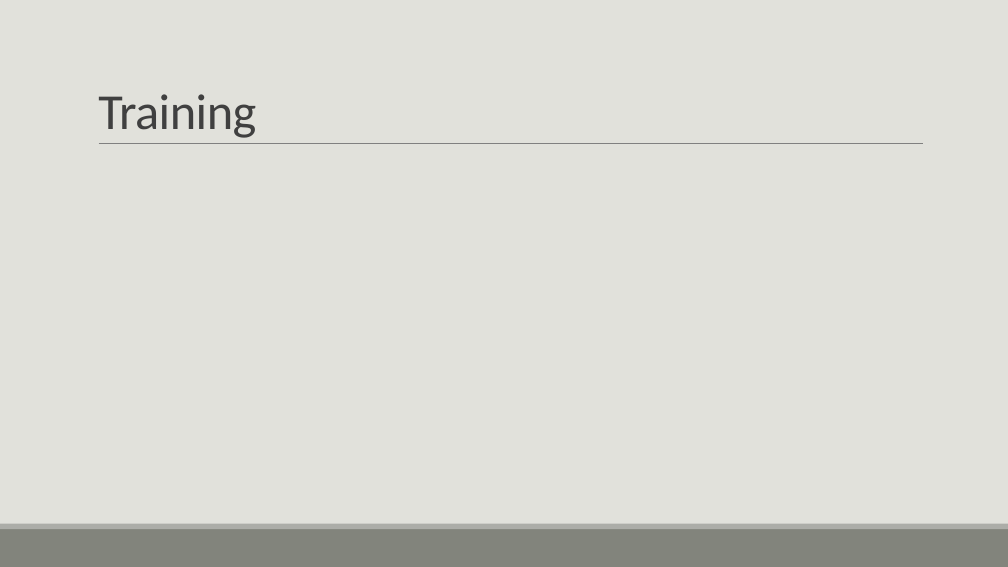
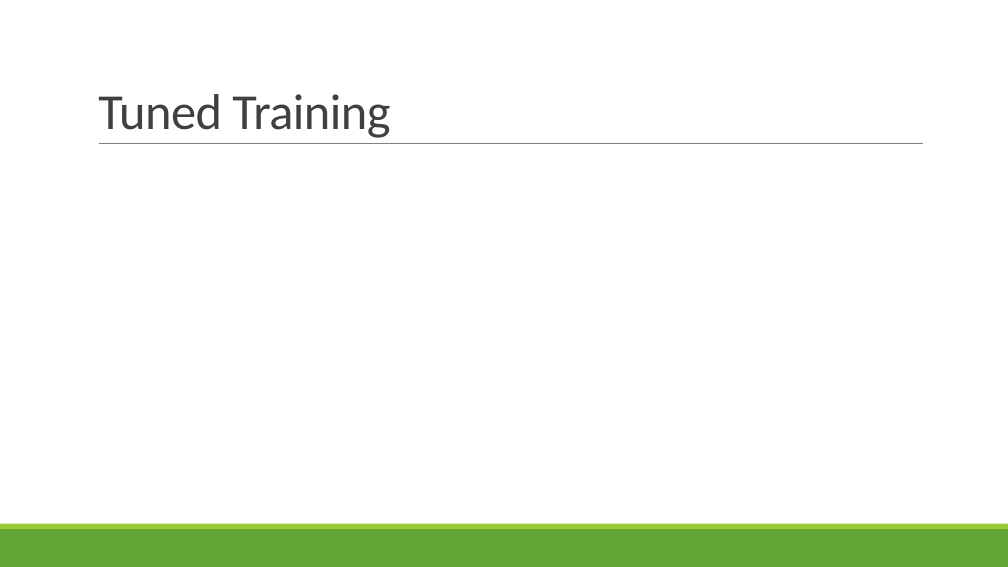
Before and after one commit to vanthony715/SMGAN, a slide deck: slide 14 of SMGAN.pptx (slide 13 before the commit). Drawn at 1008x567 pixels with LibreOffice and Linux fonts; fonts in the diff are those of the drawing. Boxes give left, top, right and bottom in pixels: in the first picture for what was removed or moved away, otherwise in the second. Text is boxed around its words. In the diff, an @@ line names an element or a change of style, - is before the commit and + after.

```diff
--- a/SMGAN.pptx
+++ b/SMGAN.pptx
@@ background #E1E1DB to #FFFFFF @@
@@ title at (x1=98, y1=94, x2=390, y2=138): text changed @@
-Training
+Tuned Training
@@ rectangle at (x1=0, y1=529, x2=1008, y2=567): fill #82847C to #63A537 @@
@@ rectangle at (x1=0, y1=524, x2=1008, y2=529): fill #ACADA8 to #99CB38 @@
```
Also in this commit, not shown: 11 other slides changed, 6 slides added, 4 slides removed, 5 other files.
